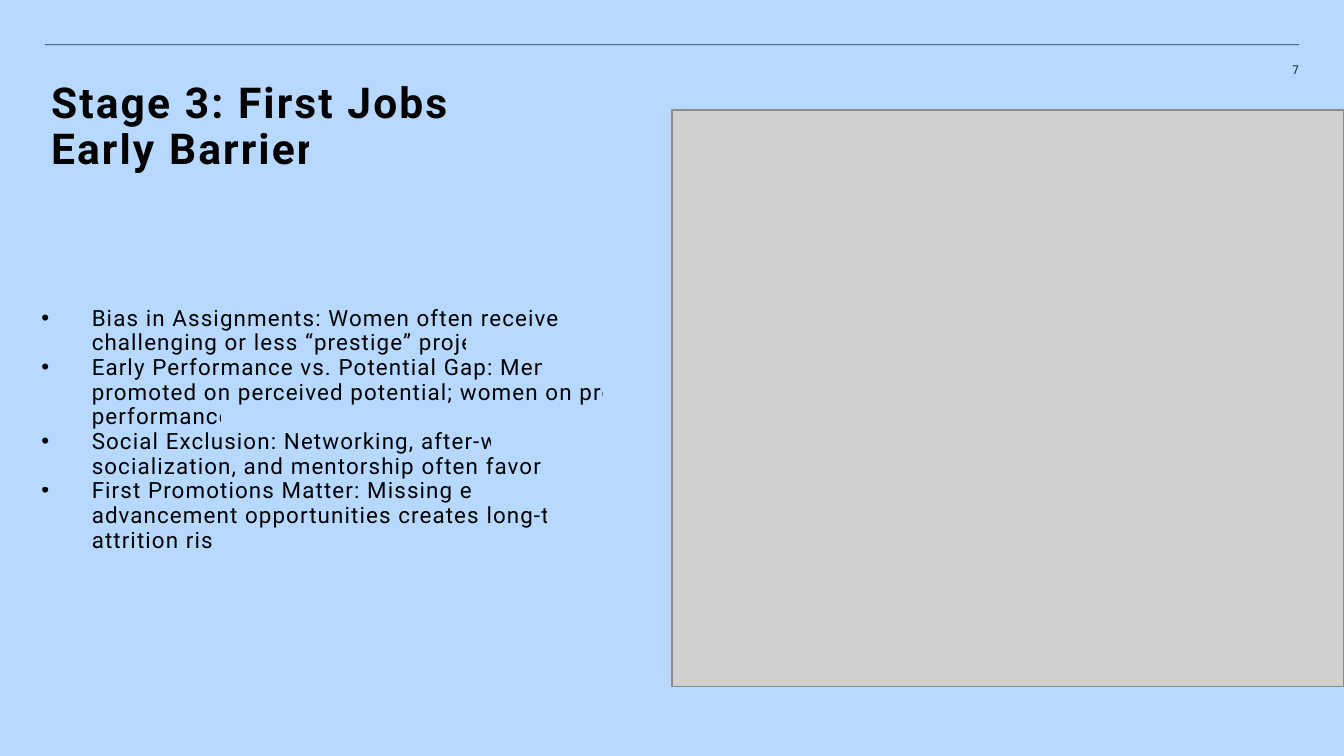
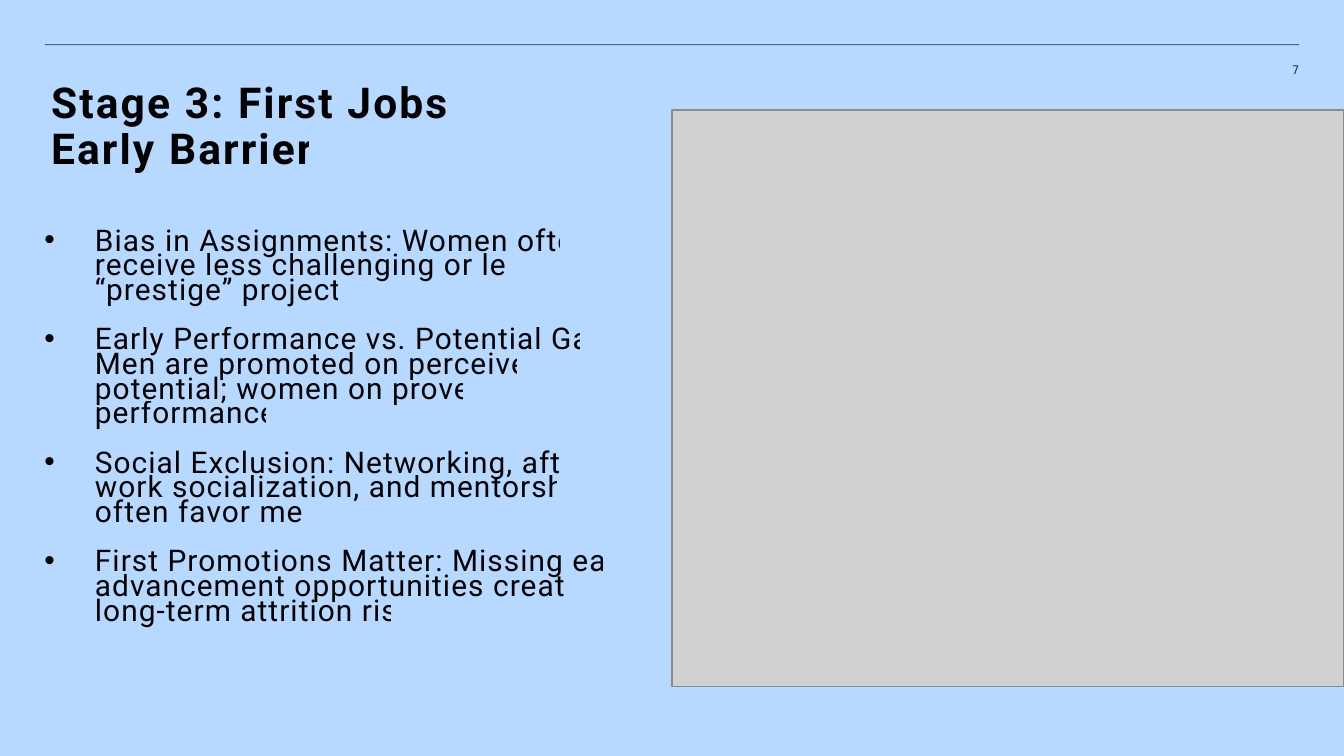
Before and after one commit to Rashiiik/SPL-01, a slide deck: slide 7 of Presentation.pptx. Drawn at 1344x756 pixels with LibreOffice and Linux fonts; fonts in the diff are those of the drawing; grey boxes stand for pictures; background and template pictures are left out. Boxes give left, top, right and bottom in pixels: in the first picture for what was removed or moved away, otherwise in the second. Text is boxed around its words. In the diff, an @@ line names an element or a change of style, - is before the commit and + after.

```diff
--- a/Presentation.pptx
+++ b/Presentation.pptx
@@ text "Bias in Assignments: Women often ...": place and size @@
-text "Bias in Assignments: Women often ..." at [92, 309, 652, 549]
+text "Bias in Assignments: Women often ..." at [95, 228, 640, 628]
@@ text "Bias in Assignments: Women often ..." at [95, 228, 640, 628]: size 12 to 16 pt @@
```
Also in this commit, not shown: 3 other slides changed.
